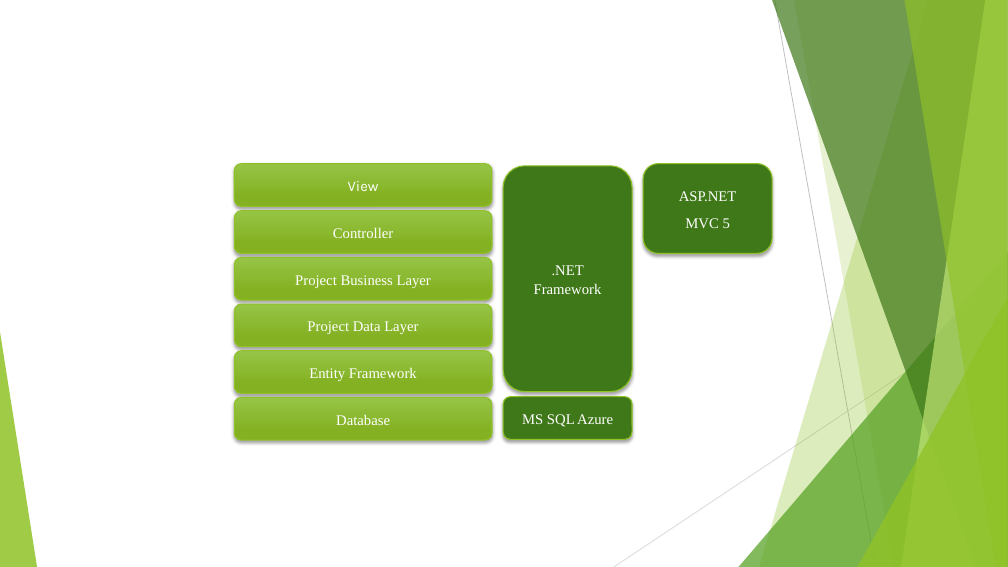
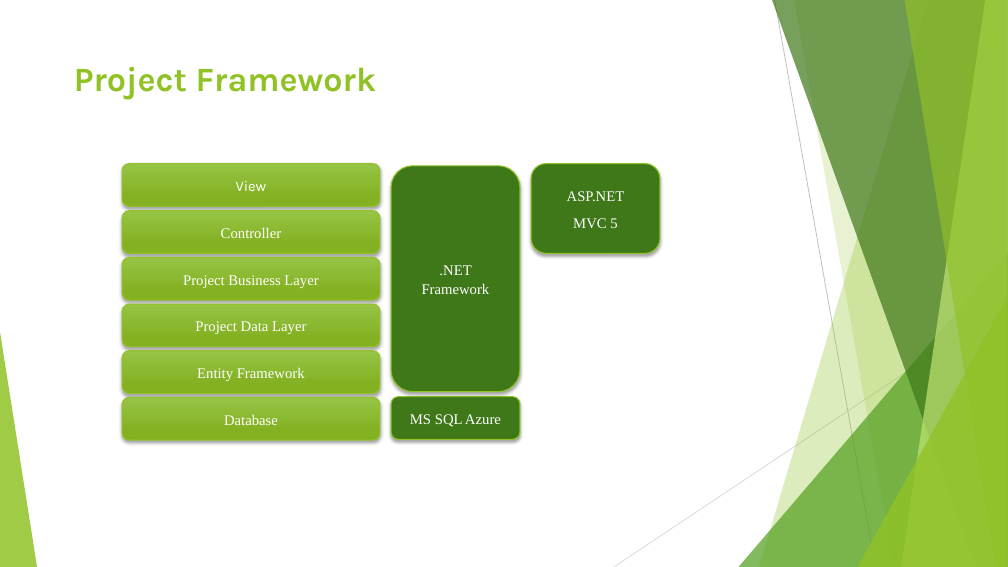
Before and after one commit to Project6/Planit, a slide deck: slide 10 of Final Project Documentation/CSC521.pptx. Drawn at 1008x567 pixels with LibreOffice and Linux fonts; fonts in the diff are those of the drawing. Boxes give left, top, right and bottom in pixels: in the first picture for what was removed or moved away, otherwise in the second. Text is boxed around its words. In the diff, an @@ line names an element or a change of style, - is before the commit and + after.

```diff
--- a/Final Project Documentation/CSC521.pptx
+++ b/Final Project Documentation/CSC521.pptx
@@ title added at box(74, 67, 377, 100), 32.4 pt, text #90C226, bold @@
+Project Framework
@@ rounded rectangle ".NET Framework": place and size @@
-rounded rectangle ".NET Framework" at box(504, 166, 632, 392)
+rounded rectangle ".NET Framework" at box(391, 166, 520, 392)
@@ 7 rounded rectangles: place and size @@
-7 rounded rectangles at box(234, 163, 772, 440)
+7 rounded rectangles at box(123, 163, 660, 440)
@@ rounded rectangle "MS SQL Azure": place and size @@
-rounded rectangle "MS SQL Azure" at box(504, 397, 632, 439)
+rounded rectangle "MS SQL Azure" at box(391, 397, 520, 439)
```
Also in this commit, not shown: 3 other slides changed, 2 slides added, 2 slides removed.
